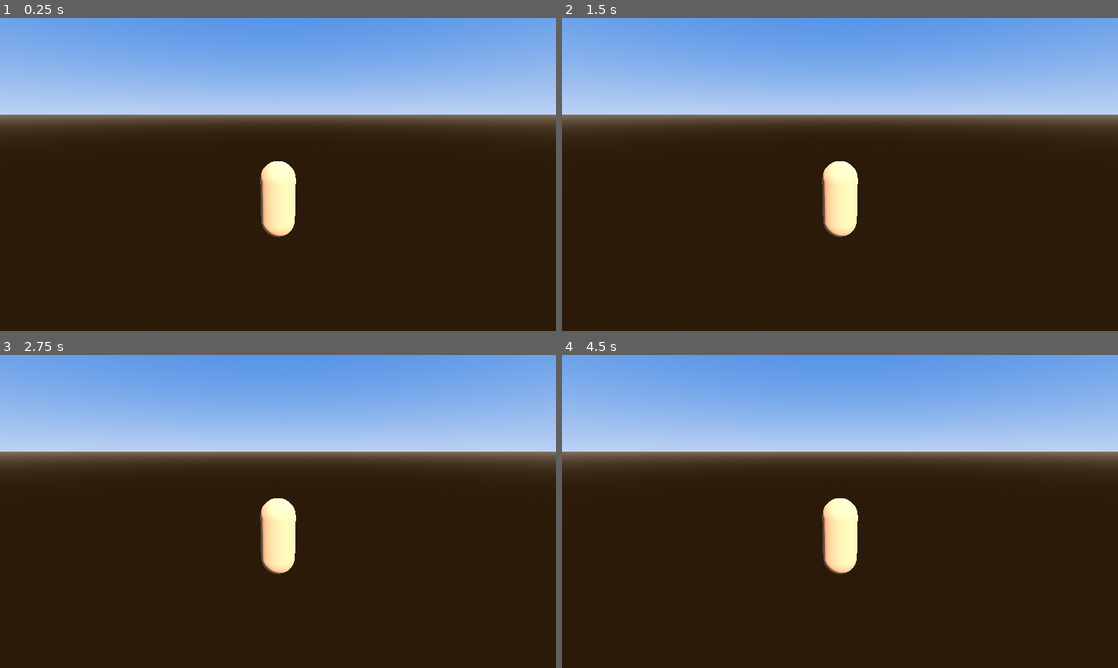
Above: before the commit, frames 1-4 (two rows, left to right).
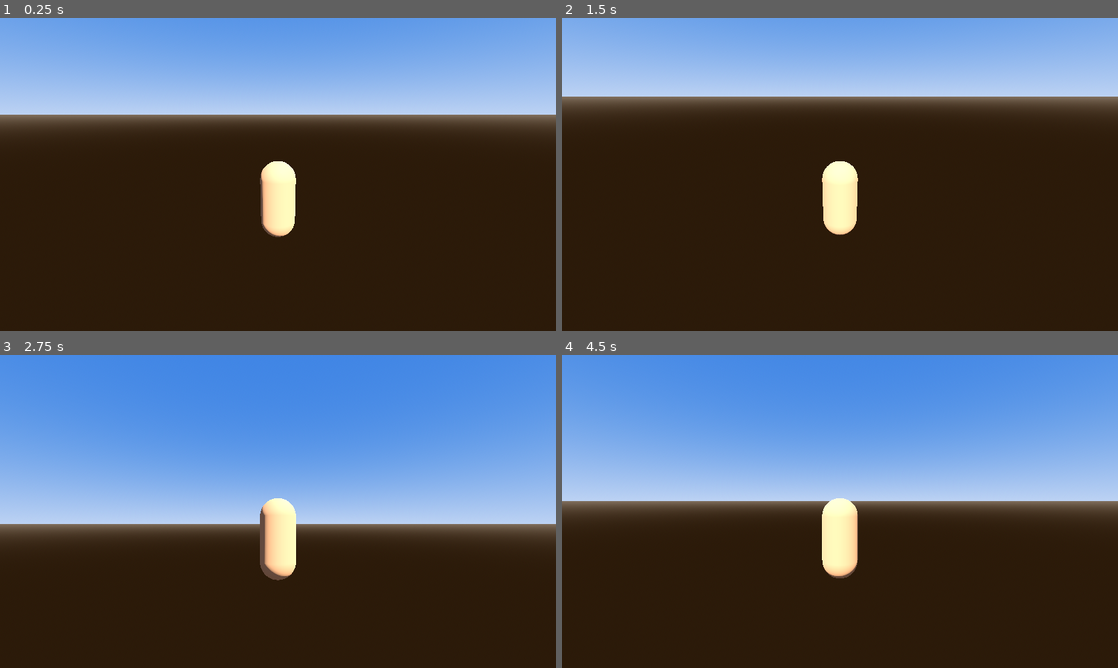
Above: after the commit, the same moments.

Repository: nem0nxt/athena-saga
Game: Godot game, scene res://scenes/main.tscn
Same seed, same stepped clock (60 frames per second), same inputs: the game is played once before the commit and once after it.
Inputs (mouse positions are in pixels of both pictures, inside the frame that each line leads up to):
- Up to frame 1 (0.25 s): no input
- Up to frame 2 (1.5 s): tap Enter at 0.5 s; move the mouse to (962, 158) at 0.52 s; press the mouse at (962, 158) at 0.53 s; hold D (move_right) 0.53-1.28 s; tap Space (jump) at 0.77, 1.25 s; move the mouse to (728, 190) at 1.27 s; release the mouse at (728, 190) at 1.28 s; hold S (move_back) from 1.28 s (still down); click (728, 190) at 1.35 s
- Up to frame 3 (2.75 s): tap Space (jump) at 1.52 s; tap Enter at 2 s; move the mouse to (333, 442) at 2.02 s; release S (move_back) at 2.03 s; press the mouse at (333, 442) at 2.03 s; hold D (move_right) from 2.03 s (still down)
- Up to frame 4 (4.5 s): tap Space (jump) at 2.75, 3.02, 3.77, 4.25 s; move the mouse to (812, 574) at 2.77 s; release D (move_right) at 2.78 s; release the mouse at (812, 574) at 2.78 s; hold W (move_forward) 2.78-3.53 s; click (812, 574) at 2.85 s; tap Enter at 3.5 s; move the mouse to (1006, 558) at 3.52 s; press the mouse at (1006, 558) at 3.53 s; hold A (move_left) from 3.53 s (still down); move the mouse to (673, 464) at 4.27 s; release the mouse at (673, 464) at 4.28 s; click (673, 464) at 4.35 s

The runs differ from the first frame. In frame 2, 12% of the frame differs, in the area x 0-100%, y 16-70%; in frame 3, 57%, in the area x 0-100%, y 0-72%; in frame 4, 49%.
Error before the commit: Parse Error: Preload file "res://scenes/SamanthaCharacter.tscn" does not exist. (res://scripts/player.gd:161)

Commit message:
Player: show default capsule (comment out Samantha)

Diff:
--- a/scripts/player.gd
+++ b/scripts/player.gd
@@ -154,15 +154,13 @@
 func setup_character_model() -> void:
 	var default_body = $MeshPivot.get_child(0) if $MeshPivot.get_child_count() > 0 else null
 	if default_body:
-		default_body.visible = false
+		default_body.visible = true  # Show default capsule
 
-	# NOTE: SamanthaCharacter.tscn must be created in Godot
-	# Right-click samantha.fbx -> New Inherited Scene -> Save as SamanthaCharacter.tscn
-	var samantha_scene = preload("res://scenes/SamanthaCharacter.tscn")
-	var samantha = samantha_scene.instantiate()
-	$MeshPivot.add_child(samantha)
-
-	animation_player = _find_animation_player(samantha)
+	# NOTE: Uncomment when SamanthaCharacter.tscn is ready
+	# var samantha_scene = preload("res://scenes/SamanthaCharacter.tscn")
+	# var samantha = samantha_scene.instantiate()
+	# $MeshPivot.add_child(samantha)
+	# animation_player = _find_animation_player(samantha)
 
 func _find_animation_player(node: Node) -> AnimationPlayer:
 	if node is AnimationPlayer:
